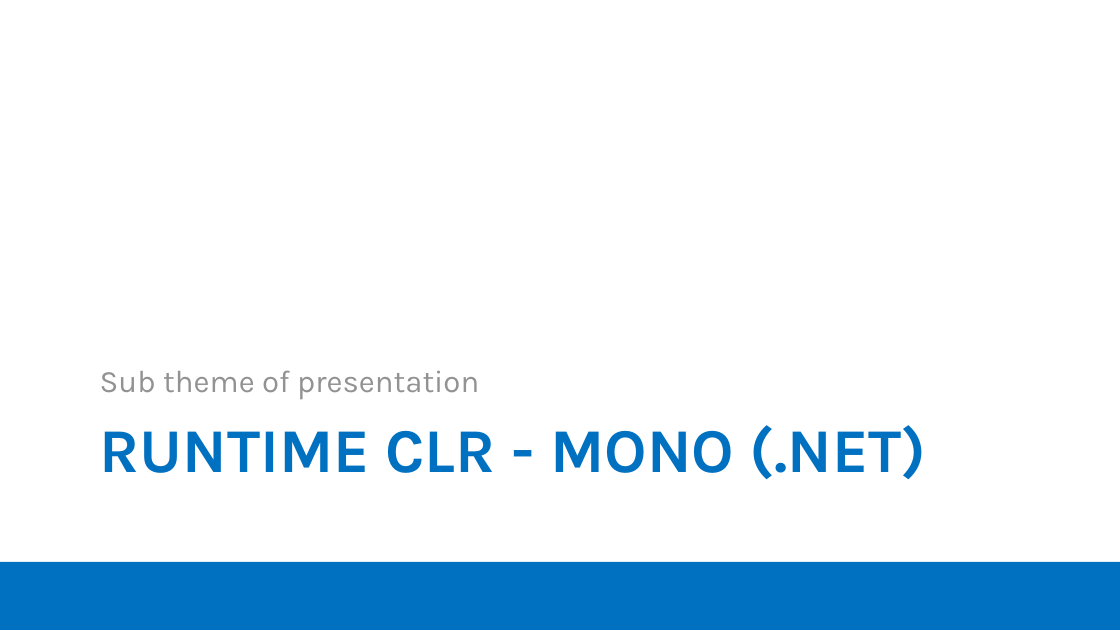
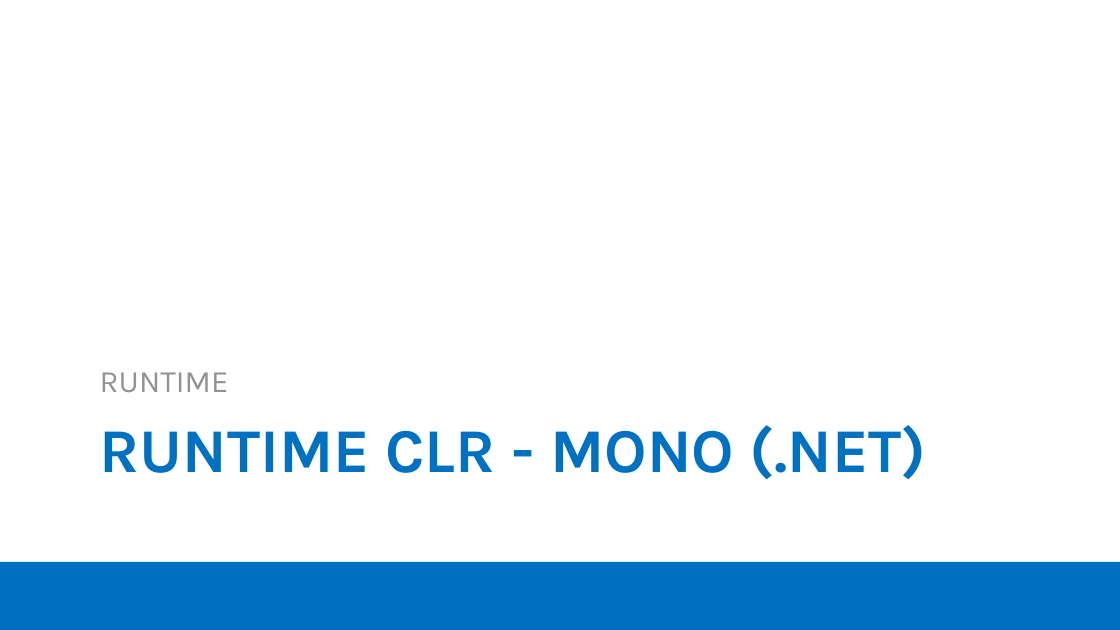
Before and after one commit to moljac/ASP.net.v5-AKA-vNext-Windays15, a slide deck: slide 4 of talk/Windays15 - ASP.net v.5 (vNext) on Linux and Mac OSX.pptx. Drawn at 1120x630 pixels with LibreOffice and Linux fonts; fonts in the diff are those of the drawing; background and template pictures are left out. Boxes give left, top, right and bottom in pixels: in the first picture for what was removed or moved away, otherwise in the second. Text is boxed around its words. In the diff, an @@ line names an element or a change of style, - is before the commit and + after.

```diff
--- a/talk/Windays15 - ASP.net v.5 (vNext) on Linux and Mac OSX.pptx
+++ b/talk/Windays15 - ASP.net v.5 (vNext) on Linux and Mac OSX.pptx
@@ text at (100,372,229,392): text changed @@
-Sub theme of presentation
+RUNTIME
```
Also in this commit, not shown: 14 other slides changed, 3 slides added, 3 slides removed.
